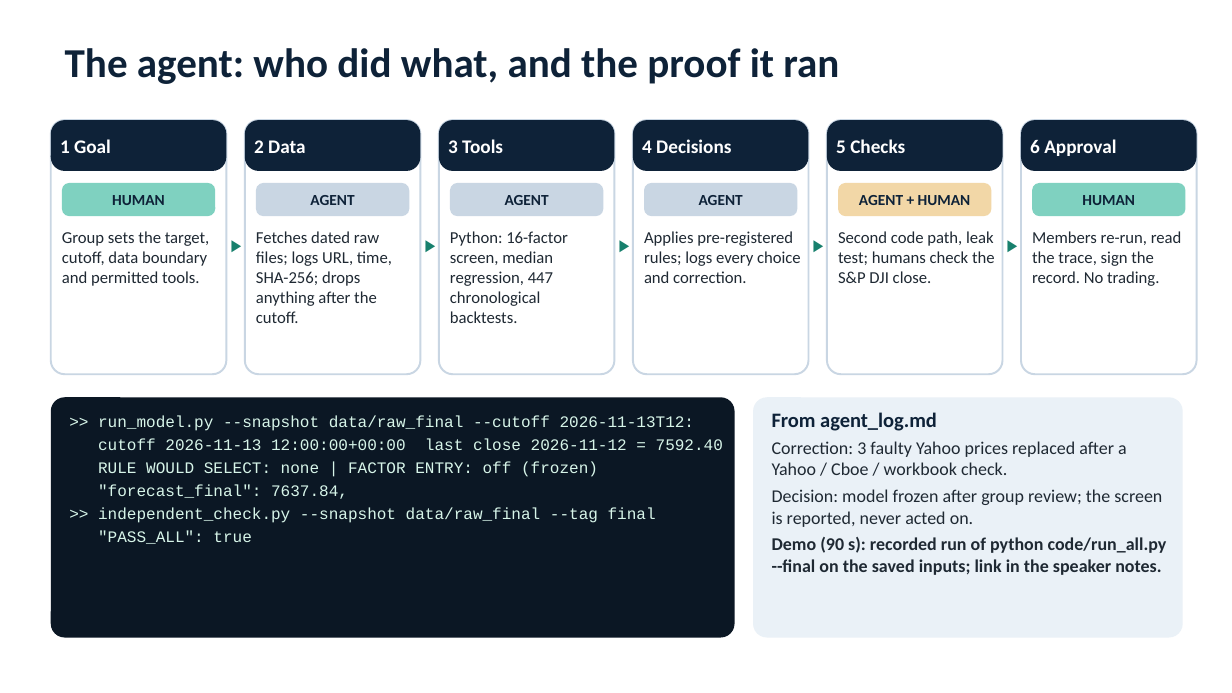
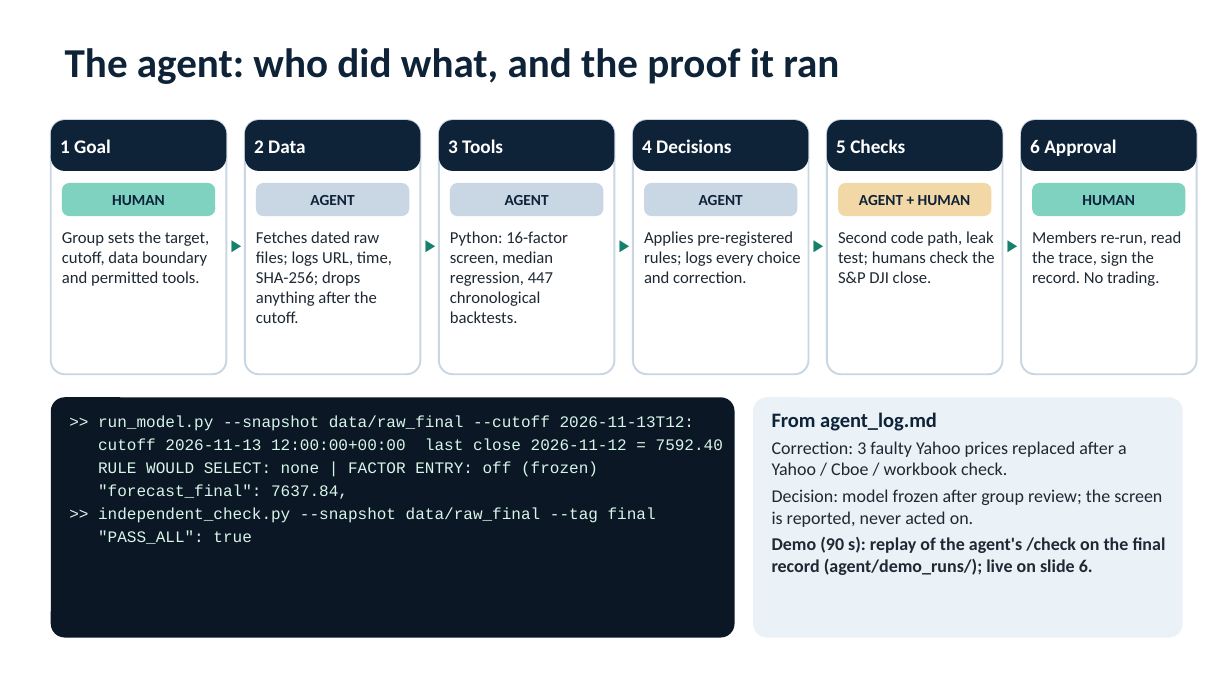
Before and after one commit to antoniohede-ai/ifte0007-group9-sp500-forecast, a slide deck: slide 4 of report/slides_final.pptx. Drawn at 1232x693 pixels with LibreOffice and Linux fonts; fonts in the diff are those of the drawing. Boxes give left, top, right and bottom in pixels: in the first picture for what was removed or moved away, otherwise in the second. Text is boxed around its words. In the diff, an @@ line names an element or a change of style, - is before the commit and + after.

```diff
--- a/report/slides_final.pptx
+++ b/report/slides_final.pptx
@@ text at [772, 537, 1166, 575]: text changed @@
-Demo (90 s): recorded run of python code/run_all.py --final on the saved inputs; link in the speaker notes.
+Demo (90 s): replay of the agent's /check on the final record (agent/demo_runs/); live on slide 6.
```
Also in this commit, not shown: 4 other slides changed, 12 other files.
